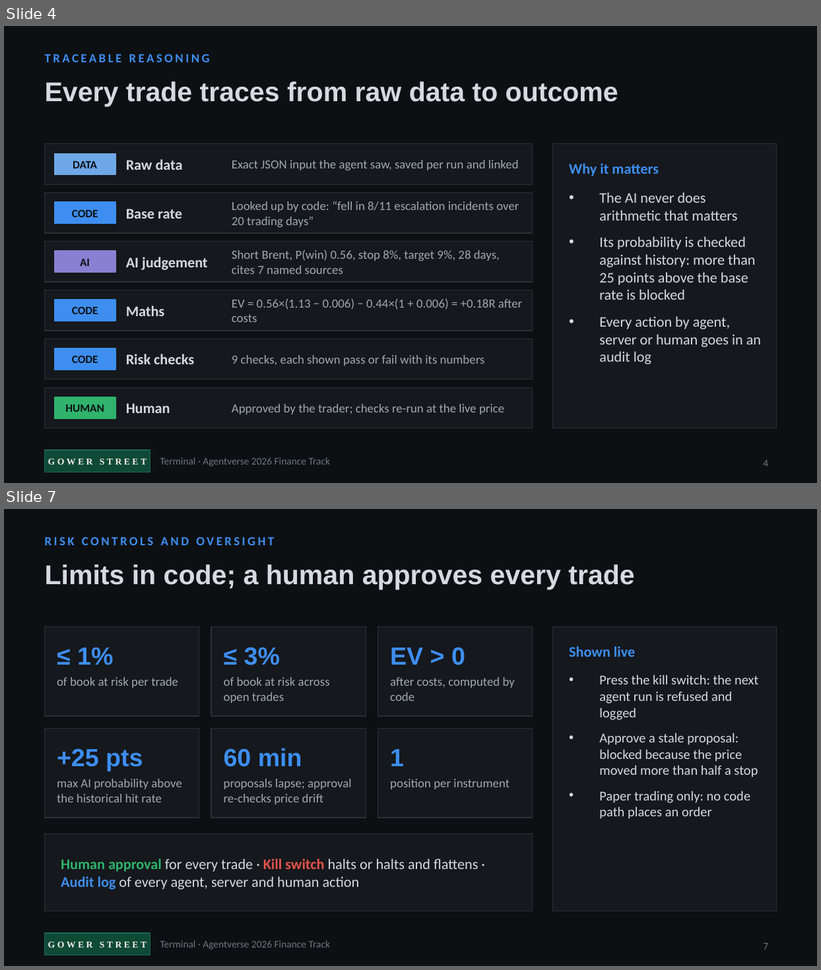
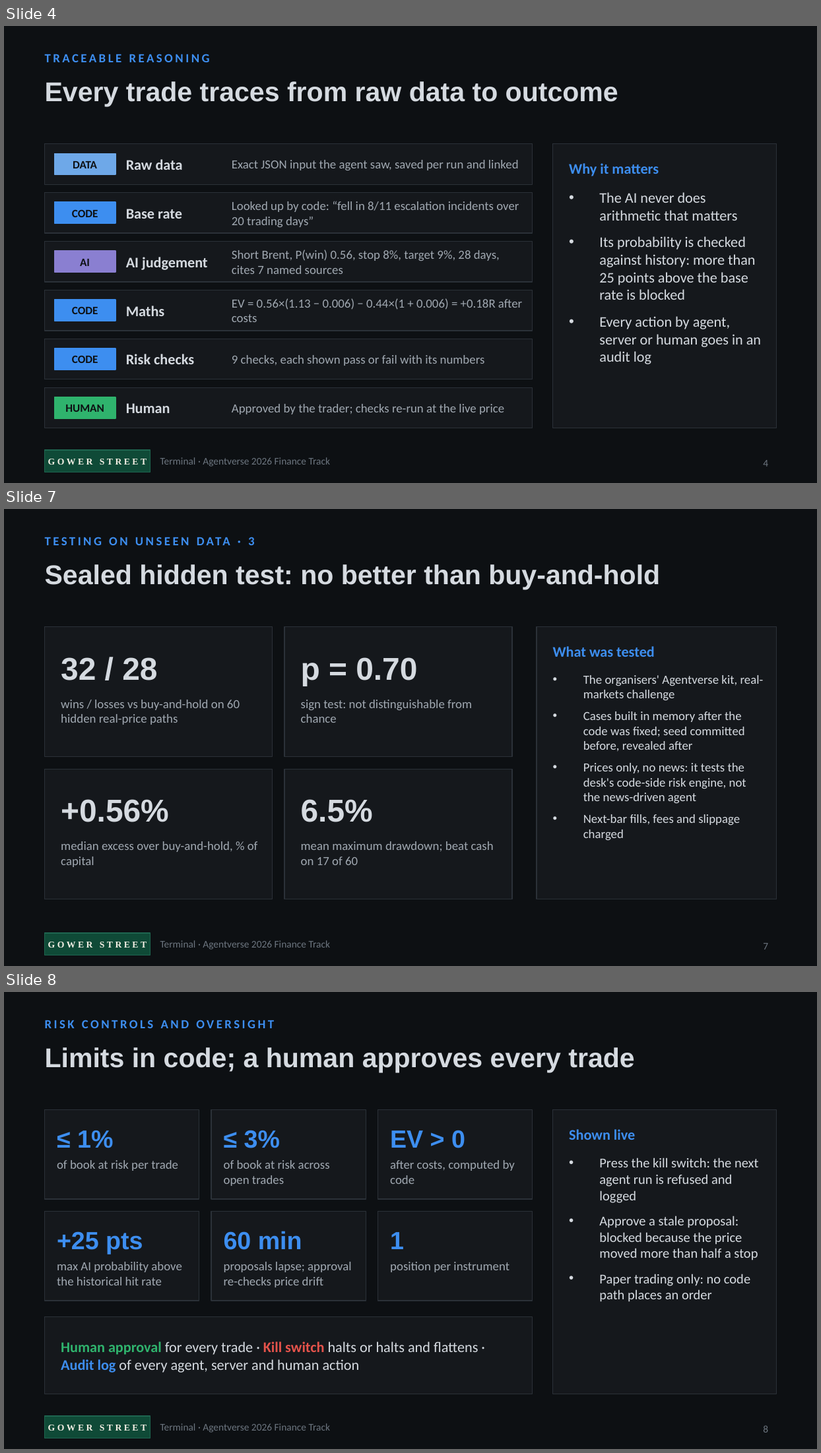
Before and after one commit to itsaminzare/gower-street-terminal, a slide deck: deck/Gower-Street-Terminal-pitch.pptx. Shown one above the other, each under a label of ours: slides 4 and 7 before the commit, slides 4, 7 and 8 after it; the slides between them are not shown. The pictures are 821x970 and 821x1453 pixels, drawn with LibreOffice and Linux fonts; fonts in the diff are those of the drawing. Boxes give left, top, right and bottom in pixels: in the first picture for what was removed or moved away, otherwise in the second. Text is boxed around its words. In the diff, an @@ line names an element or a change of style, - is before the commit and + after.

```diff
--- a/deck/Gower-Street-Terminal-pitch.pptx
+++ b/deck/Gower-Street-Terminal-pitch.pptx
@@ slide 7 added at [4, 509, 817, 966], background #0D1013; not listed: 3 template elements that a slide beside it also shows @@
@@ text added at [248, 537, 255, 545], 11 pt, text #3D8EF0, bold @@
+TESTING ON UNSEEN DATA · 3
@@ title added at [45, 564, 660, 590], 24 pt, text #D5DAE0, bold @@
+Sealed hidden test: no better than buy-and-hold
@@ rectangle added at [45, 627, 273, 757], fill #15181C, outline #2B3138 0.75 pt @@
@@ rectangle added at [284, 627, 512, 757], fill #15181C, outline #2B3138 0.75 pt @@
@@ rectangle added at [537, 627, 776, 899], fill #15181C, outline #2B3138 0.75 pt @@
@@ text added at [553, 646, 655, 657], 13 pt, text #3D8EF0, bold @@
+What was tested
@@ text added at [61, 657, 157, 681], 28 pt, text #D5DAE0, bold @@
+32 / 28
@@ text added at [301, 657, 417, 686], 28 pt, text #D5DAE0, bold @@
+p = 0.70
@@ text added at [583, 675, 764, 840], 11 pt, text #D5DAE0 @@
+• The organisers' Agentverse kit, real-markets challenge
+• Cases built in memory after the code was fixed; seed committed before, revealed after
+• Prices only, no news: it tests the desk's code-side risk engine, not the news-driven agent
+• Next-bar fills, fees and slippage charged
@@ text added at [61, 700, 240, 725], 11 pt, text #A0A8B1 @@
+wins / losses vs buy-and-hold on 60 hidden real-price paths
@@ text added at [301, 700, 472, 723], 11 pt, text #A0A8B1 @@
+sign test: not distinguishable from chance
@@ rectangle added at [45, 769, 273, 899], fill #15181C, outline #2B3138 0.75 pt @@
@@ rectangle added at [284, 769, 512, 899], fill #15181C, outline #2B3138 0.75 pt @@
@@ text added at [61, 799, 169, 823], 28 pt, text #D5DAE0, bold @@
++0.56%
@@ text added at [301, 799, 373, 823], 28 pt, text #D5DAE0, bold @@
+6.5%
@@ text added at [61, 842, 258, 867], 11 pt, text #A0A8B1 @@
+median excess over buy-and-hold, % of capital
@@ text added at [301, 842, 494, 865], 11 pt, text #A0A8B1 @@
+mean maximum drawdown; beat cash on 17 of 60
@@ page number added at [763, 943, 768, 950], 9 pt, text #6C757F @@
+7
@@ what was slide 7 is now slide 8 @@
@@ page number at [763, 1426, 768, 1433]: text changed @@
-7
+8
```
Also in this commit, not shown: 1 slide changed, 8 other files.
